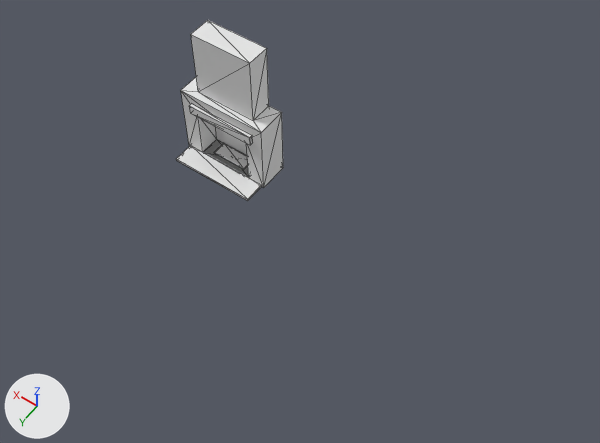
An edit to the glTF model game/assets/models/interior/the_hollow/the_hollow_masonry.glb, drawn before and after from the same camera.
Camera for both pictures: a camera (50 mm lens) standing at (-4.49, 3.57, 11.71) and looking at (0.3, -3.15, 1.15). Arrows for +X, +Y and +Z are at lower left; the lights stay in place. The older version comes first. Mesh edges are drawn as thin lines. Vertices at exactly the same position are counted once.

Names of what the first picture shows: 'embers', 'masonry'.
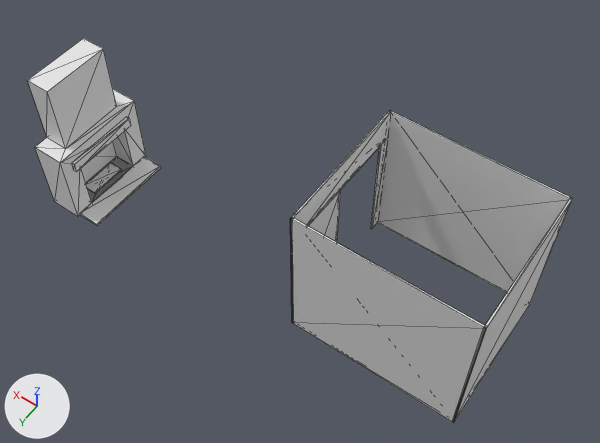
Pixel boxes [x1, y1, x2, y2] of what changed, in the pictures (600 x 443 px; the box of a moved part takes in the faces that stretch with it):
'masonry', reshaped (411% wider, 112% taller)
    before: [177, 20, 283, 201]
    after: [27, 38, 573, 423]
'embers', moved, turned
    before: [214, 143, 248, 170]
    after: [86, 162, 122, 193]
part 1 of me_masonry, moved or reshaped
    before: [181, 20, 283, 187]
    after: [27, 38, 146, 217]
part 2 of me_masonry, moved or reshaped
    before: [177, 146, 262, 201]
    after: [80, 157, 161, 226]
part 3 of me_masonry, moved or reshaped
    before: [189, 104, 252, 145]
    after: [73, 117, 131, 172]
part 4 of me_masonry, added
    after: [290, 110, 573, 423]

The change in detail:
me_masonry is used by ob_masonry; location (0.0, 0.0, 0.0).
me_masonry had 44 vertices, 80 faces and spanned x 1.83..3.63, y -4.74..-3.72, z 0.0..2.74.
me_masonry now has 80 vertices, 152 faces and spans x -3.28..4.72, y -4.68..-1.66, z 0.0..2.75.
me_masonry part 1: the loose piece of 28 vertices spanning x 1.83..3.63, y -4.74..-4.14, z 0.0..2.74 is turned 90 degrees about the z axis through its middle, then moved by (1.69, 1.88, 0.0).
me_masonry part 2: the loose piece of 8 vertices spanning x 1.88..3.58, y -4.14..-3.72, z 0.0..0.05 is turned 90 degrees about the z axis through its middle, then moved by (1.18, 1.37, 0.0).
me_masonry part 3: the loose piece of 8 vertices spanning x 2.05..3.41, y -4.16..-4.09, z 1.05..1.24 is turned 90 degrees about the z axis through its middle, then moved by (1.38, 1.56, 0.0).
me_masonry part 4: a new loose piece of 36 vertices spanning x -3.28..-0.28, y -4.68..-2.1, z 0.0..2.75.
me_embers is used by ob_embers; location (0.0, 0.0, 0.0).
me_embers had 8 vertices, 12 faces and spanned x 2.37..3.09, y -4.54..-4.24, z 0.05..0.085.
me_embers now has 8 vertices, 12 faces and spans x 4.22..4.52, y -2.92..-2.2, z 0.05..0.085.
me_embers part 5: the whole mesh is turned 90 degrees about the z axis through its middle, then moved by (1.64, 1.83, 0.0).
